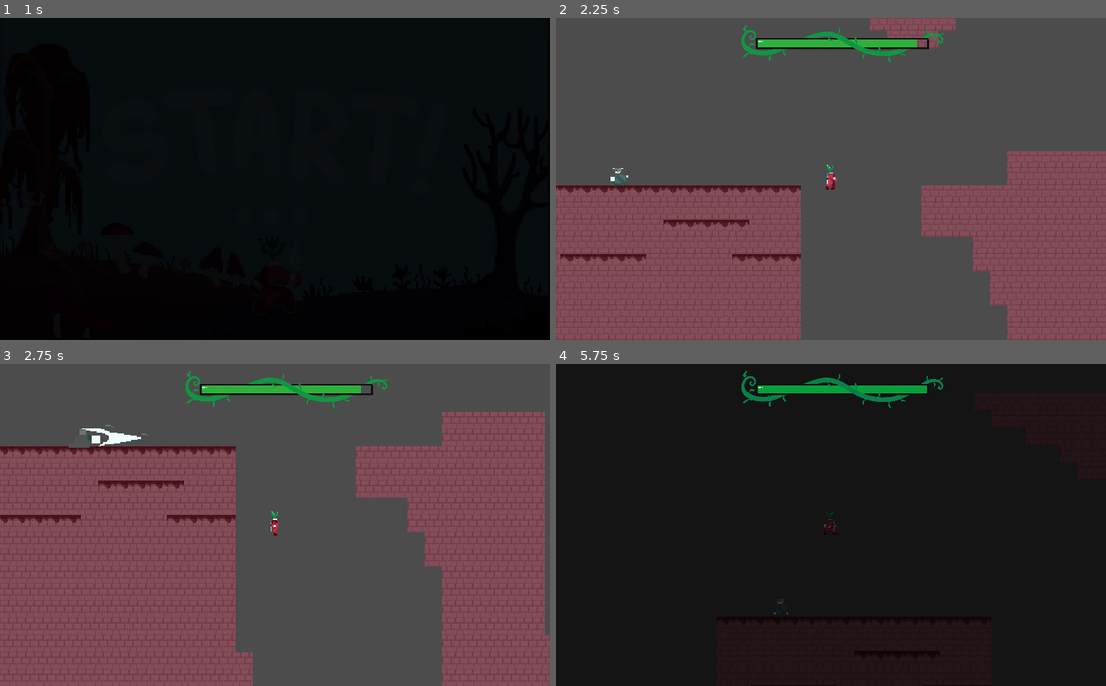
Above: before the commit, frames 1-4 (two rows, left to right).
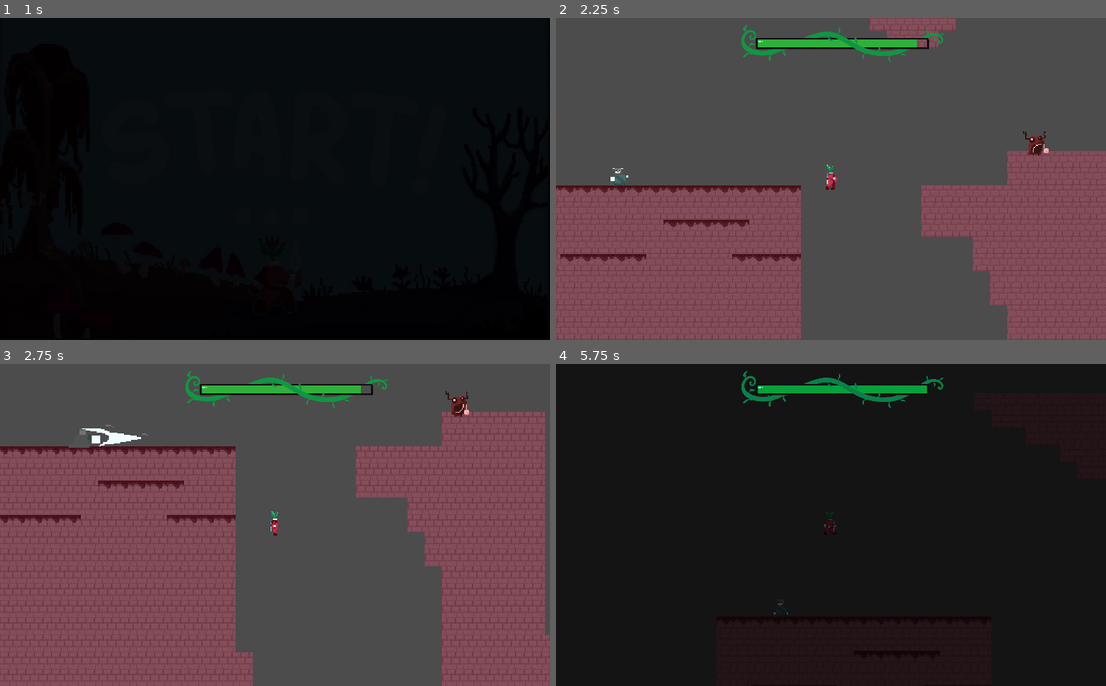
Above: after the commit, the same moments.

Repository: aayushrh/pikmin-Idea
Game: Godot game, scene res://StartScreen.tscn
The game is run twice, just before and just after one commit, with the same random seed, the same clock (stepped at 60 frames per second) and the same inputs.
Inputs (mouse positions are in pixels of both pictures, inside the frame that each line leads up to):
- Up to frame 1 (1 s): click (275, 179) at 0.5 s
- Up to frame 2 (2.25 s): move the mouse to (952, 162) at 1.27 s; hold D (game_right) 1.28-2.03 s; click (952, 162) at 1.35 s; tap Space (jump) at 1.52 s; move the mouse to (721, 195) at 2.02 s; hold S (game_down) from 2.03 s (still down); tap Shift (dash) at 2.1 s
- Up to frame 3 (2.75 s): keep holding S (game_down); tap Space (jump) at 2.27 s
- Up to frame 4 (5.75 s): move the mouse to (886, 454) at 2.77 s; release S (game_down) at 2.78 s; hold D (game_right) 2.78-3.53 s; right-click (886, 454) at 2.85 s; move the mouse to (803, 589) at 3.52 s; hold W (game_up) 3.53-4.28 s; tap - (zoom_in) at 3.6 s; tap Space (jump) at 3.77, 4.52, 5, 5.27 s; tap Enter at 4.25 s; move the mouse to (996, 573) at 4.27 s; hold A (game_left) from 4.28 s (still down); tap = (zoom_out) at 4.35 s; move the mouse to (666, 476) at 5.02 s; click (666, 476) at 5.1 s

Frame 1 is identical in both runs. In frame 2, 0.2% of the frame differs, in the area x 84-90%, y 35-43%; in frame 3, 0.2%, in the area x 80-86%, y 8-17%; in frame 4, less than 0.1%.

Commit message:
EnemyDeath

Diff:
--- a/Enemies/BallChainBot.gd
+++ b/Enemies/BallChainBot.gd
@@ -10,12 +10,14 @@
 export(int) var MAX_SPEED = 200
 export(int) var damage = 10
 
+var alive = true
+
 func _ready():
 	$Sprite.set_animation("idle")
 	$Attack2/CollisionShape2D2.disabled = true
 
 func _process(delta):
-	if(insideHit and cooldown):
+	if(insideHit and cooldown and alive):
 		velocity = Vector2.ZERO
 		$Sprite.set_animation("attack")
 		$Attack2/CollisionShape2D2.disabled = false
@@ -23,7 +25,7 @@
 		$Attack.start(1)
 		$AttackCooldown.start(2)
 
-	if(player != null and !(insideHit and cooldown)):
+	if(player != null and !(insideHit and cooldown) and alive):
 		var input_vector = Vector2.ZERO
 		input_vector.x = (player.global_position - global_position).x
 		input_vector = input_vector.normalized()
@@ -60,3 +62,13 @@
 
 func _on_Attack2_body_entered(body):
 	body.take_damage(10)
+
+func _on_DeathTimer_timeout():
+	queue_free()
+
+func _on_Hitbox_area_entered(area):
+	alive = false
+	$Sprite.animation = "death"
+	$Sprite.frame = 0
+	$Sprite.playing = true
+	$DeathTimer.start(1/2)
--- a/Enemies/BallChainBot.tscn
+++ b/Enemies/BallChainBot.tscn
@@ -101,7 +101,7 @@
 "frames": [ SubResource( 11 ), SubResource( 12 ), SubResource( 13 ), SubResource( 14 ), SubResource( 15 ) ],
 "loop": true,
 "name": "death",
-"speed": 12.0
+"speed": 8.0
 }, {
 "frames": [ SubResource( 16 ), SubResource( 17 ), SubResource( 18 ), SubResource( 19 ), SubResource( 20 ) ],
 "loop": true,
@@ -119,13 +119,15 @@
 [sub_resource type="RectangleShape2D" id=108]
 extents = Vector2( 36, 12.5 )
 
-[node name="BallBhainBot" type="KinematicBody2D"]
+[sub_resource type="CircleShape2D" id=110]
+
+[node name="BallChainBot" type="KinematicBody2D"]
 script = ExtResource( 2 )
 
 [node name="Sprite" type="AnimatedSprite" parent="."]
 frames = SubResource( 109 )
-animation = "idle"
-frame = 1
+animation = "death"
+frame = 2
 playing = true
 
 [node name="CollisionShape2D" type="CollisionShape2D" parent="."]
@@ -160,9 +162,20 @@
 position = Vector2( 27, 4 )
 shape = SubResource( 108 )
 
+[node name="DeathTimer" type="Timer" parent="."]
+
+[node name="Hitbox" type="Area2D" parent="."]
+collision_layer = 16
+collision_mask = 0
+
+[node name="CollisionShape2D" type="CollisionShape2D" parent="Hitbox"]
+shape = SubResource( 110 )
+
 [connection signal="body_entered" from="Vision" to="." method="_on_Vision_body_entered"]
 [connection signal="body_entered" from="Attacking" to="." method="_on_Attacking_body_entered"]
 [connection signal="body_exited" from="Attacking" to="." method="_on_Attacking_body_exited"]
 [connection signal="timeout" from="Attack" to="." method="_on_Attack_timeout"]
 [connection signal="timeout" from="AttackCooldown" to="." method="_on_AttackCooldown_timeout"]
 [connection signal="body_entered" from="Attack2" to="." method="_on_Attack2_body_entered"]
+[connection signal="timeout" from="DeathTimer" to="." method="_on_DeathTimer_timeout"]
+[connection signal="area_entered" from="Hitbox" to="." method="_on_Hitbox_area_entered"]
--- a/Enemies/SpiritBoxer.gd
+++ b/Enemies/SpiritBoxer.gd
@@ -4,6 +4,7 @@
 var velocity = Vector2.ZERO
 var insideHit = false
 var cooldown = true
+var alive = true
 
 export(int) var ACCELERATION = 200
 export(float) var FRICTION = 0.9
@@ -15,7 +16,7 @@
 	$Attack2/CollisionShape2D2.disabled = true
 
 func _process(delta):
-	if(insideHit and cooldown):
+	if(insideHit and cooldown and alive):
 		velocity = Vector2.ZERO
 		$AnimatedSprite.set_animation("attack2")
 		$Attack2/CollisionShape2D2.disabled = false
@@ -23,7 +24,7 @@
 		$Attack.start(1)
 		$AttackCooldown.start(2)
 
-	if(player != null and !(insideHit and cooldown)):
+	if(player != null and !(insideHit and cooldown) and alive):
 		var input_vector = Vector2.ZERO
 		input_vector.x = (player.global_position - global_position).x
 		input_vector = input_vector.normalized()
@@ -64,4 +65,9 @@
 	body.take_damage(10)
 
 func _on_Hurtbox_area_entered(area):
+	$AnimatedSprite.animation = "death"
+	alive = false
+	$DeathTimer.start(7/8)
+
+func _on_DeathTimer_timeout():
 	queue_free()
--- a/Enemies/SpiritBoxer.tscn
+++ b/Enemies/SpiritBoxer.tscn
@@ -219,7 +219,6 @@
 position = Vector2( -52, -6 )
 frames = SubResource( 105 )
 animation = "idle"
-frame = 3
 playing = true
 flip_h = true
 
@@ -261,6 +260,8 @@
 
 [node name="CollisionShape2D" type="CollisionShape2D" parent="Hurtbox"]
 shape = SubResource( 109 )
+
+[node name="DeathTimer" type="Timer" parent="."]
 
 [connection signal="animation_finished" from="AnimatedSprite" to="." method="_on_AnimatedSprite_animation_finished"]
 [connection signal="body_entered" from="Vision" to="." method="_on_Vision_body_entered"]
@@ -270,3 +271,4 @@
 [connection signal="timeout" from="AttackCooldown" to="." method="_on_AttackCooldown_timeout"]
 [connection signal="body_entered" from="Attack2" to="." method="_on_Attack2_body_entered"]
 [connection signal="area_entered" from="Hurtbox" to="." method="_on_Hurtbox_area_entered"]
+[connection signal="timeout" from="DeathTimer" to="." method="_on_DeathTimer_timeout"]
--- a/World/Level.tscn
+++ b/World/Level.tscn
@@ -7,6 +7,7 @@
 [ext_resource path="res://Art/UCM Game Jam Art/health bar1.png" type="Texture" id=5]
 [ext_resource path="res://World/World.gd" type="Script" id=6]
 [ext_resource path="res://Enemies/SpiritBoxer.tscn" type="PackedScene" id=7]
+[ext_resource path="res://Enemies/BallChainBot.tscn" type="PackedScene" id=8]
 
 [node name="Node2D" type="Node2D"]
 script = ExtResource( 6 )
@@ -52,3 +53,6 @@
 
 [node name="SpiritBoxer" parent="." instance=ExtResource( 7 )]
 position = Vector2( 58, 51 )
+
+[node name="BallChainBot" parent="." instance=ExtResource( 8 )]
+position = Vector2( 478, -11 )
Not shown: 1 places in Enemies/BallChainBot.tscn that only renumber resources
Not shown: 1 places in World/Level.tscn that only renumber resources
